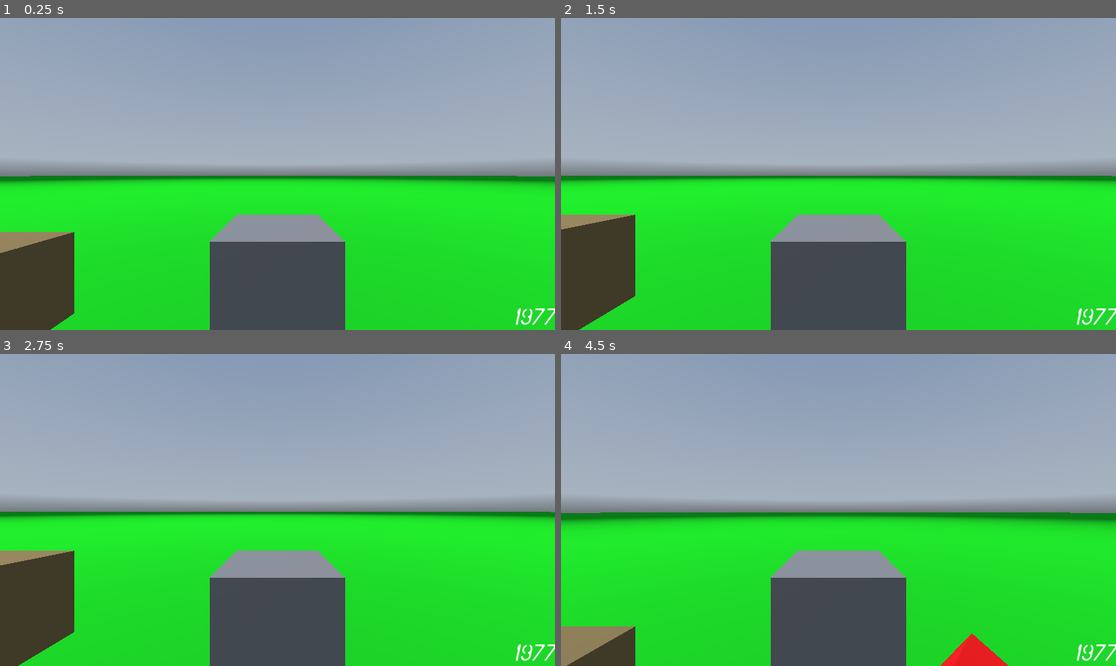
Above: before the commit, frames 1-4 (two rows, left to right).
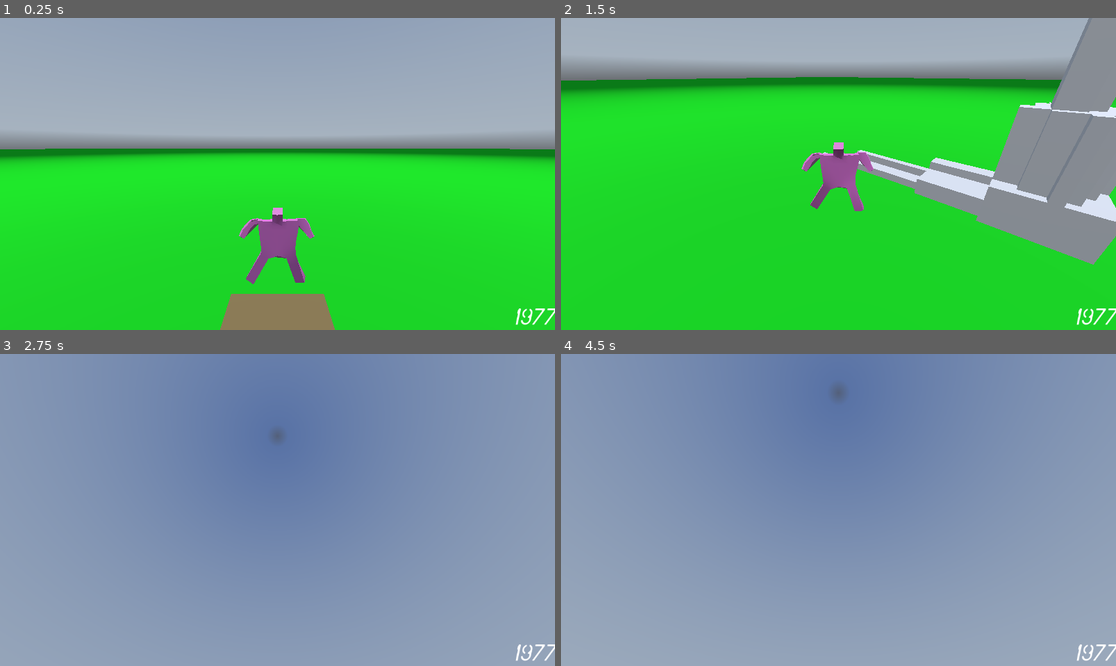
Above: after the commit, the same moments.

Repository: dktr0/dktr0-godot-playground
Game: Godot game, scene res://game.tscn
The game is run twice, just before and just after one commit, with the same random seed, the same clock (stepped at 60 frames per second) and the same inputs. A sky picture missing from this copy of the repository is replaced by a grey-blue gradient.
Inputs (mouse positions are in pixels of both pictures, inside the frame that each line leads up to):
- Up to frame 1 (0.25 s): no input
- Up to frame 2 (1.5 s): tap Enter (ui_accept) at 0.5 s; move the mouse to (960, 158) at 0.52 s; press the mouse at (960, 158) at 0.53 s; hold D (right) 0.53-1.28 s; tap Space (jump) at 0.77 s; move the mouse to (727, 189) at 1.27 s; release the mouse at (727, 189) at 1.28 s; hold S (backward) from 1.28 s (still down); click (727, 189) at 1.35 s
- Up to frame 3 (2.75 s): tap Space (jump) at 1.52 s; move the mouse to (333, 441) at 2.02 s; release S (backward) at 2.03 s; press the mouse at (333, 441) at 2.03 s; hold D (right) from 2.03 s (still down)
- Up to frame 4 (4.5 s): tap Enter (ui_accept) at 2.75 s; move the mouse to (810, 572) at 2.77 s; release D (right) at 2.78 s; release the mouse at (810, 572) at 2.78 s; hold W (forward) 2.78-3.53 s; click (810, 572) at 2.85 s; tap Space (jump) at 3.02, 3.77 s; move the mouse to (1005, 556) at 3.52 s; press the mouse at (1005, 556) at 3.53 s; hold A (left) from 3.53 s (still down); move the mouse to (672, 463) at 4.27 s; release the mouse at (672, 463) at 4.28 s; click (672, 463) at 4.35 s

The runs differ from the first frame. In frame 1, 27% of the frame differs, in the area x 0-100%, y 38-100%; in frame 2, 57%; in frame 3, 89%; in frame 4, 89%, in the area x 0-100%, y 0-100%.

Commit message:
various things from different times...

Diff:
--- a/box.gd
+++ b/box.gd
@@ -1,12 +1,7 @@
 extends StaticBody3D
 
+signal clicked()
+
 func _on_input_event(camera, event, event_position, normal, shape_idx):
-	print("here")
 	if event.is_action_pressed("left_click"):
-		print("clicked");
-
-func _on_mouse_entered():
-	print("mouse entered");
-
-func _on_mouse_exited():
-	print("mouse exited");
+		clicked.emit();
--- a/box.tscn
+++ b/box.tscn
@@ -10,6 +10,7 @@
 albedo_color = Color(0.571788, 0.485106, 0.30258, 1)
 
 [node name="Box" type="StaticBody3D"]
+collision_priority = 0.0
 script = ExtResource("1_jr25r")
 
 [node name="CollisionShape3D" type="CollisionShape3D" parent="."]
@@ -20,5 +21,3 @@
 surface_material_override/0 = SubResource("StandardMaterial3D_l5vh5")
 
 [connection signal="input_event" from="." to="." method="_on_input_event"]
-[connection signal="mouse_entered" from="." to="." method="_on_mouse_entered"]
-[connection signal="mouse_exited" from="." to="." method="_on_mouse_exited"]
--- /dev/null
+++ b/default_bus_layout.tres
@@ -0,0 +1,21 @@
+[gd_resource type="AudioBusLayout" format=3 uid="uid://0cmq1irrao76"]
+
+[resource]
+bus/1/name = &"Positional"
+bus/1/solo = false
+bus/1/mute = false
+bus/1/bypass_fx = false
+bus/1/volume_db = 0.0
+bus/1/send = &"Master"
+bus/2/name = &"NonPositional"
+bus/2/solo = false
+bus/2/mute = false
+bus/2/bypass_fx = false
+bus/2/volume_db = 0.0
+bus/2/send = &"Master"
+bus/3/name = &"Events"
+bus/3/solo = false
+bus/3/mute = false
+bus/3/bypass_fx = false
+bus/3/volume_db = 0.0
+bus/3/send = &"Master"
--- a/game.tscn
+++ b/game.tscn
@@ -7,7 +7,7 @@
 [ext_resource type="PackedScene" uid="uid://1nq77wk18c46" path="res://weird-shape.glb" id="6_il1hv"]
 [ext_resource type="Texture2D" uid="uid://o0mroq1g8gdi" path="res://skybox.exr" id="7_qvnh7"]
 [ext_resource type="PackedScene" uid="uid://bt2xrutu0s3j3" path="res://follower.tscn" id="8_afel8"]
-[ext_resource type="PackedScene" uid="uid://cqsrt2goiuj8h" path="res://player.tscn" id="8_e2aaa"]
+[ext_resource type="PackedScene" uid="uid://8fgyxb2esrdh" path="res://playerFirstPerson.tscn" id="8_kvcxj"]
 
 [sub_resource type="BoxShape3D" id="BoxShape3D_gmoi7"]
 size = Vector3(400, 1, 400)
@@ -152,8 +152,6 @@
 omni_range = 100.0
 omni_attenuation = 0.1
 
-[node name="Overlay" parent="." instance=ExtResource("3_uunbw")]
-
 [node name="Boxes" type="Node3D" parent="."]
 
 [node name="Box" parent="Boxes" instance=ExtResource("3_4fidk")]
@@ -188,11 +186,10 @@
 [node name="WorldEnvironment" type="WorldEnvironment" parent="."]
 environment = SubResource("Environment_ny0bm")
 
+[node name="Overlay" parent="." instance=ExtResource("3_uunbw")]
+
 [node name="Follower" parent="." instance=ExtResource("8_afel8")]
 transform = Transform3D(1, 0, 0, 0, 1, 0, 0, 0, 1, 8.55679, 0.622557, 5.54562)
 
-[node name="Player" parent="." instance=ExtResource("8_e2aaa")]
-transform = Transform3D(1, 0, 0, 0, 1, 0, 0, 0, 1, 3, 1, 0)
-
-[node name="Camera3D" type="Camera3D" parent="Player"]
-transform = Transform3D(1, 0, 0, 0, 1, 0, 0, 0, 1, 0, 1, 2)
+[node name="Player" parent="." instance=ExtResource("8_kvcxj")]
+transform = Transform3D(1, 0, 0, 0, 1, 0, 0, 0, 1, 0, 1, 0)
--- /dev/null
+++ b/heart.tscn
@@ -0,0 +1,11 @@
+[gd_scene load_steps=2 format=3 uid="uid://doltijxm06gw4"]
+
+[ext_resource type="Texture2D" uid="uid://cx81bqiaivnci" path="res://heart.png" id="1_twv8k"]
+
+[node name="Heart" type="TextureRect"]
+anchors_preset = 15
+anchor_right = 1.0
+anchor_bottom = 1.0
+grow_horizontal = 2
+grow_vertical = 2
+texture = ExtResource("1_twv8k")
--- /dev/null
+++ b/inventory.gd
@@ -0,0 +1,18 @@
+extends Control
+
+@onready var heartScene = preload("res://heart.tscn");
+
+func _ready():
+	setNumberHearts(0); # change to 1 2 3 4 etc to test-
+
+func setNumberHearts(n):
+	deleteAllItems();
+	for x in n:
+		addItem();
+
+func deleteAllItems():
+	for x in $HBoxContainer.get_children():
+		x.queue_free();
+
+func addItem():
+	$HBoxContainer.add_child(heartScene.instantiate());
--- /dev/null
+++ b/inventory.tscn
@@ -0,0 +1,21 @@
+[gd_scene load_steps=2 format=3 uid="uid://drx81jdigrxhf"]
+
+[ext_resource type="Script" path="res://inventory.gd" id="1_n4qq5"]
+
+[node name="Inventory" type="Control"]
+layout_mode = 3
+anchors_preset = 15
+anchor_right = 1.0
+anchor_bottom = 1.0
+grow_horizontal = 2
+grow_vertical = 2
+script = ExtResource("1_n4qq5")
+
+[node name="HBoxContainer" type="HBoxContainer" parent="."]
+layout_mode = 1
+anchors_preset = 12
+anchor_top = 1.0
+anchor_right = 1.0
+anchor_bottom = 1.0
+grow_horizontal = 2
+grow_vertical = 0
--- /dev/null
+++ b/node_3d.tscn
@@ -0,0 +1,10 @@
+[gd_scene load_steps=2 format=3 uid="uid://b4jnhxwxfamkv"]
+
+[ext_resource type="PackedScene" uid="uid://hac700oot0v3" path="res://box.tscn" id="1_jn5b3"]
+
+[node name="Node3D" type="Node3D"]
+
+[node name="Camera3D" type="Camera3D" parent="."]
+transform = Transform3D(1, 0, 0, 0, 1, 0, 0, 0, 1, 0, 0, 2.75476)
+
+[node name="Box" parent="." instance=ExtResource("1_jn5b3")]
--- a/overlay.tscn
+++ b/overlay.tscn
@@ -10,6 +10,7 @@
 anchor_bottom = 1.0
 grow_horizontal = 2
 grow_vertical = 2
+mouse_filter = 1
 script = ExtResource("1_ad4xp")
 
 [node name="Score" type="Label" parent="."]
--- a/player.gd
+++ b/player.gd
@@ -27,7 +27,13 @@
 
 	move_and_slide()
 
-	if Input.is_action_just_pressed("fire"):
-		var r = rocketScene.instantiate();
-		$"..".add_child(r);
-		r.launch(self,8.0,1.0);
+	#if Input.is_action_just_pressed("fire"):
+		#var r = rocketScene.instantiate();
+		#$"..".add_child(r);
+		#r.launch(self,8.0,1.0);
+
+
+
+
+func _on_box_clicked():
+	print("looks like the box was clicked")
--- a/player_first_person.gd
+++ b/player_first_person.gd
@@ -19,6 +19,8 @@
 	rotate_y(mouseLookLeftRight + stickLook.x);
 	$Camera3D.rotate_x(mouseLookUpDown + stickLook.y);
 	$Camera3D.rotation.x = clampf($Camera3D.rotation.x, -deg_to_rad(70), deg_to_rad(70))
+	mouseLookLeftRight = 0;
+	mouseLookUpDown = 0;
 
 	if not is_on_floor(): # gravity
 		velocity += get_gravity() * delta
--- a/project.godot
+++ b/project.godot
@@ -10,7 +10,7 @@
 
 [application]
 
-config/name="New Game Project"
+config/name="dktr0-godot-playground"
 run/main_scene="res://game.tscn"
 config/features=PackedStringArray("4.3", "Forward Plus")
 config/icon="res://icon.svg"
@@ -72,3 +72,8 @@
 "events": [Object(InputEventJoypadMotion,"resource_local_to_scene":false,"resource_name":"","device":-1,"axis":3,"axis_value":1.0,"script":null)
 ]
 }
+left_click={
+"deadzone": 0.5,
+"events": [Object(InputEventMouseButton,"resource_local_to_scene":false,"resource_name":"","device":-1,"window_id":0,"alt_pressed":false,"shift_pressed":false,"ctrl_pressed":false,"meta_pressed":false,"button_mask":0,"position":Vector2(0, 0),"global_position":Vector2(0, 0),"factor":1.0,"button_index":1,"canceled":false,"pressed":false,"double_click":false,"script":null)
+]
+}
--- a/test.gd
+++ b/test.gd
@@ -17,7 +17,8 @@
 	popup("This is some awesome text that I want to share with the player.",Callable(self,"followup1"));
 
 func followup1():
-	choice2("Now I am present a choice. Do you want to go left or go right?","Left","Right",Callable(self,"followup2"));
+	print("here's the followup");
+	choice2("Now I am presenting a choice. Do you want to go left or go right?","Left","Right",Callable(self,"followup2"));
 
 func followup2(n : int):
 	if n == 0:
Binary file added: heart.png
Not shown, added: heart.png.import
